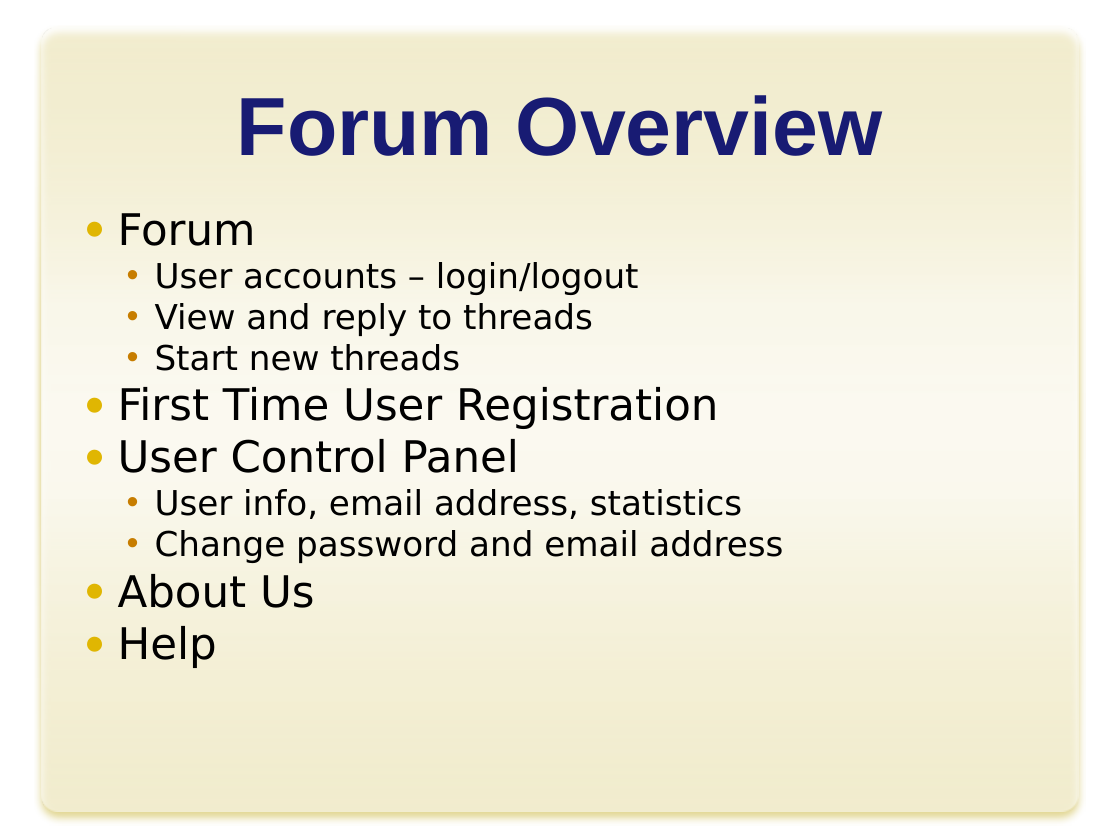
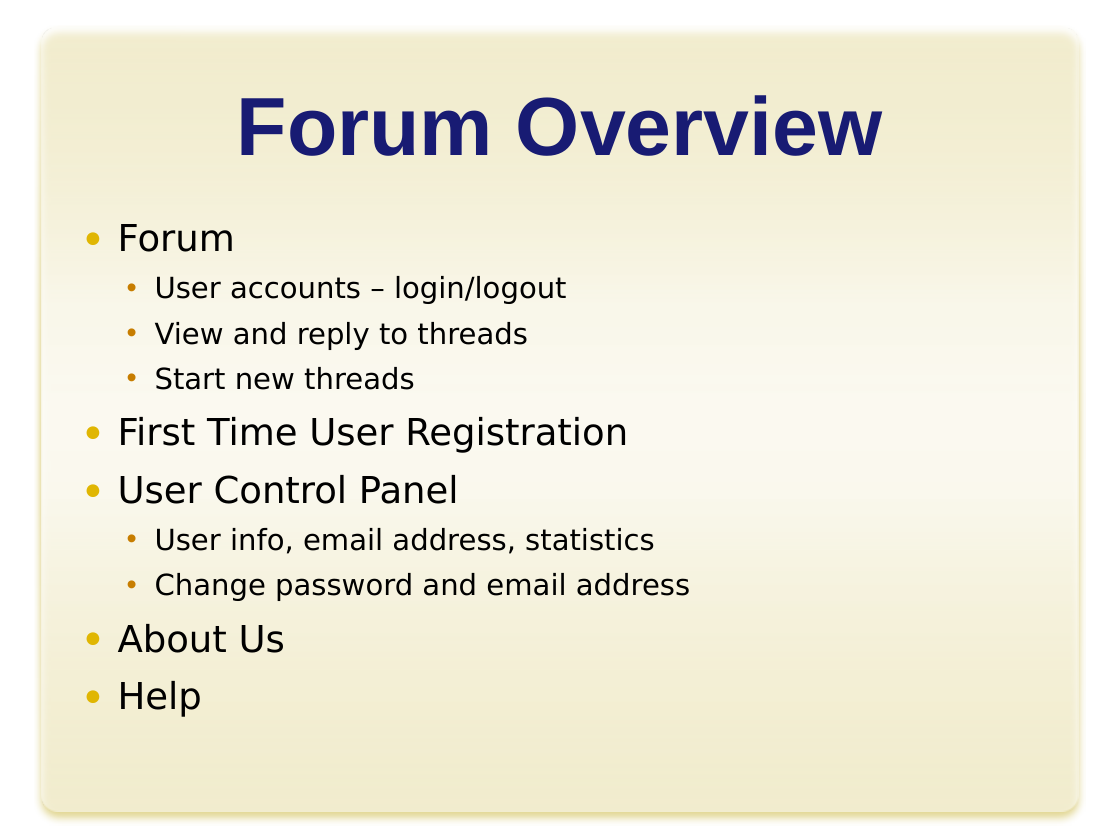
Before and after one commit to yokeholy/jin-jason-forum, a slide deck: slide 4 of J2_Forum.pptx. Drawn at 1120x840 pixels with LibreOffice and Linux fonts; fonts in the diff are those of the drawing; background and template pictures are left out. Boxes give left, top, right and bottom in pixels: in the first picture for what was removed or moved away, otherwise in the second. Text is boxed around its words. In the diff, an @@ line names an element or a change of style, - is before the commit and + after.

```diff
--- a/J2_Forum.pptx
+++ b/J2_Forum.pptx
@@ text "Forum" at <box>118,224,690,717</box>: size 28 to 23.8 pt in "Forum", "First Time User Registration", "User Control Panel", "About Us" and 1 more places; size 22 to 18.7 pt in "User accounts – login/logout", "View and reply to threads", "Start new threads", "User info, email address, statistics" and 1 more places; line spacing 1 to 1.3 @@
```
Also in this commit, not shown: 5 other slides changed.
